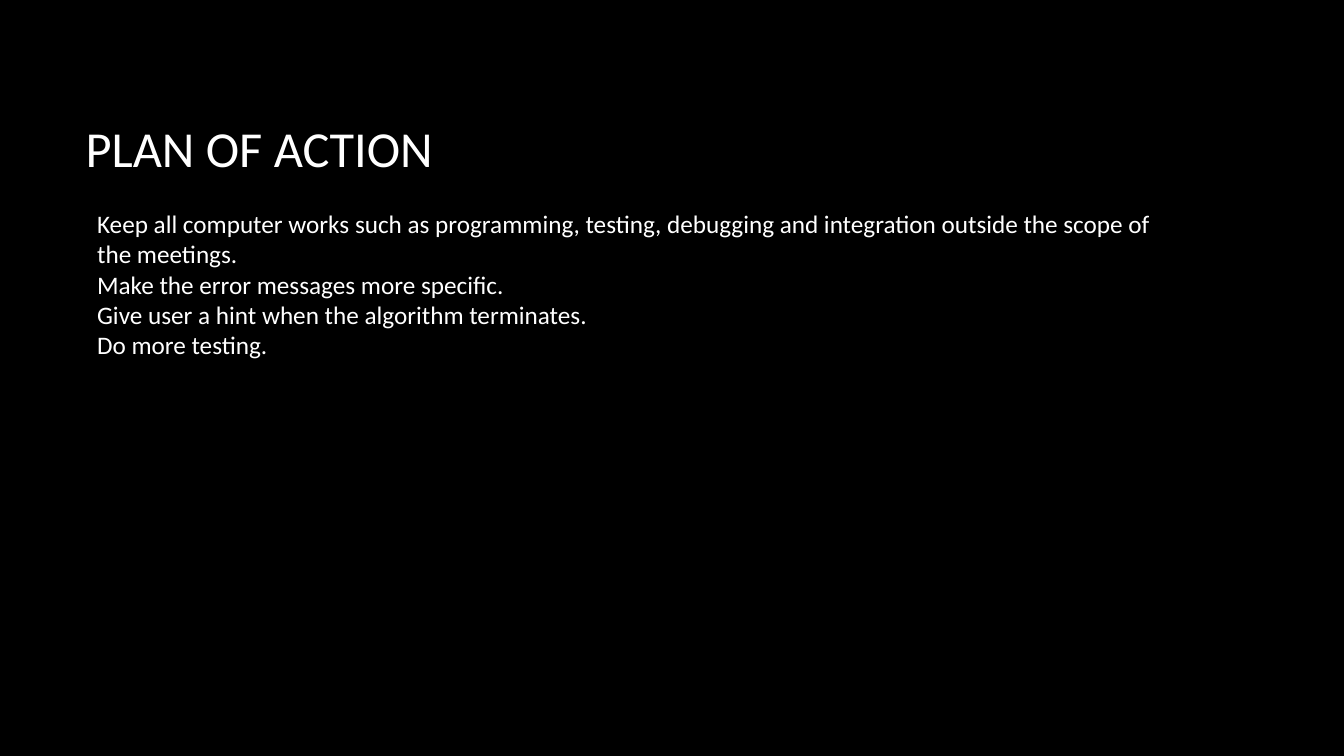
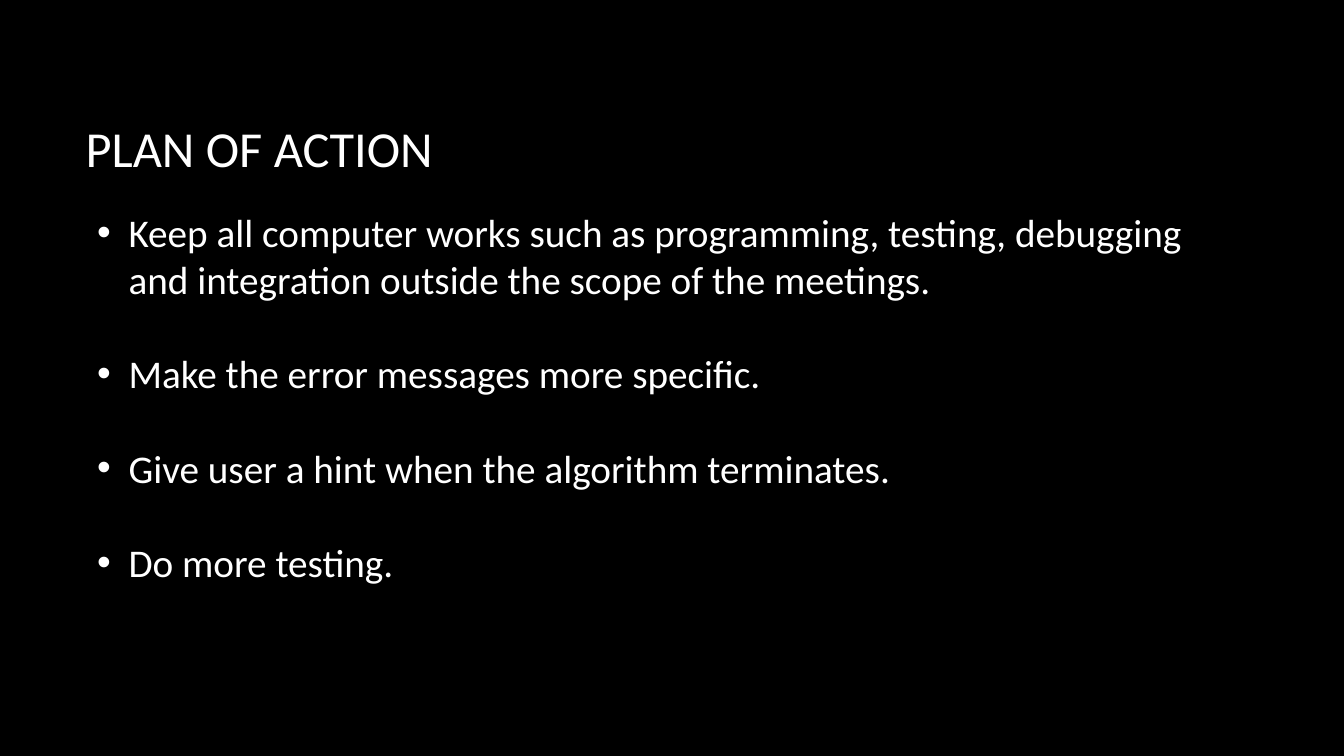
Before and after one commit to Giant-Visualize/Giant-Visualize-Multi-Agent-Patrolling, a slide deck: slide 3 of Document/GIANTS_SixthPresentation.pptx. Drawn at 1344x756 pixels with LibreOffice and Linux fonts; fonts in the diff are those of the drawing; background and template pictures are left out. Boxes give left, top, right and bottom in pixels: in the first picture for what was removed or moved away, otherwise in the second. Text is boxed around its words. In the diff, an @@ line names an element or a change of style, - is before the commit and + after.

```diff
--- a/Document/GIANTS_SixthPresentation.pptx
+++ b/Document/GIANTS_SixthPresentation.pptx
@@ text "Keep all computer works such ..." at <box>129,219,1181,584</box>: size 18 to 28 pt; bullet none to • @@
```
Also in this commit, not shown: 3 slides added, 1 slide removed, 3 other files.
